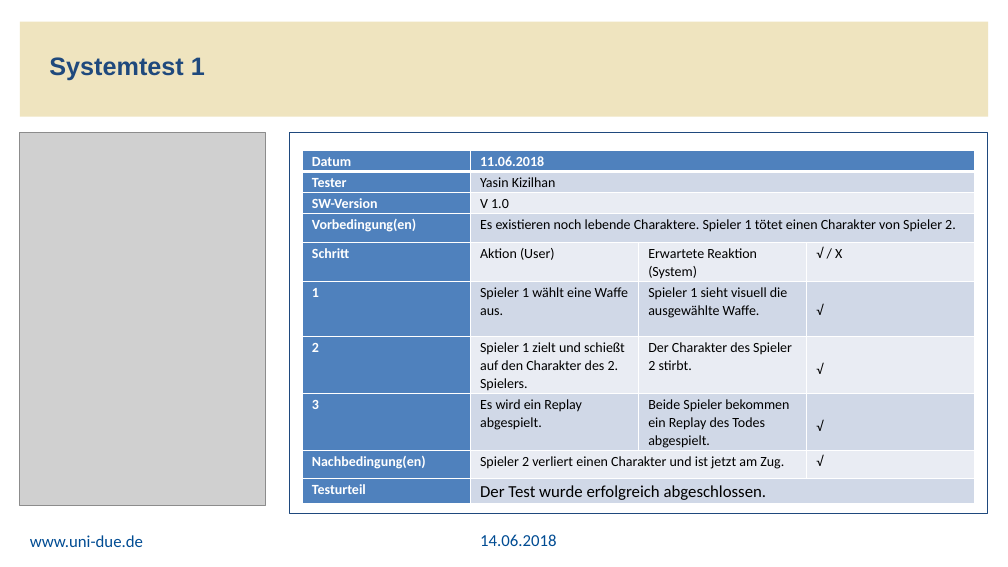
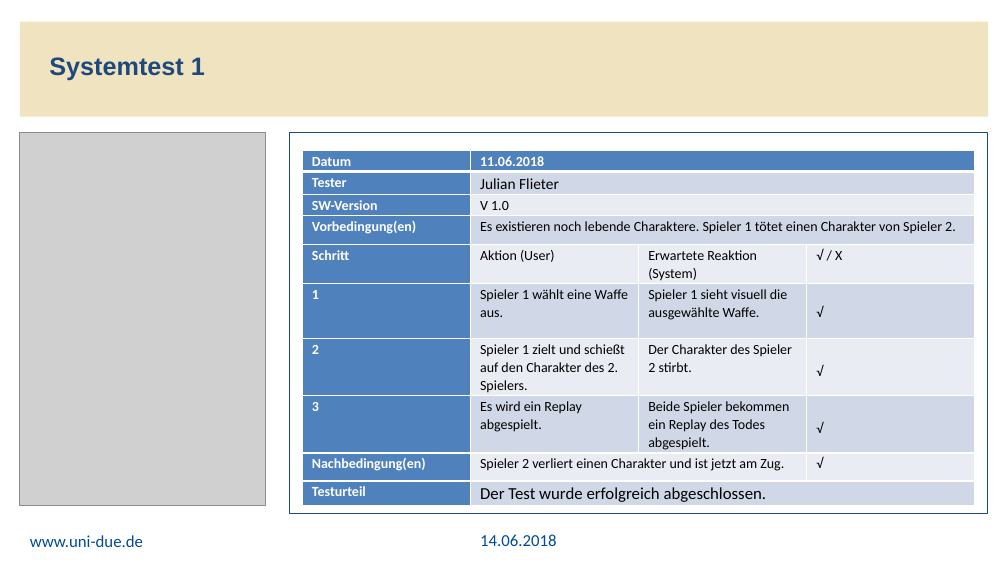
Before and after one commit to tarik2281/Swat_Engagement_Pheretima, a slide deck: slide 20 of Dokumentation/SEP Game_Iteration 2.pptx. Drawn at 1008x567 pixels with LibreOffice and Linux fonts; fonts in the diff are those of the drawing; grey boxes stand for pictures; background and template pictures are left out. Boxes give left, top, right and bottom in pixels: in the first picture for what was removed or moved away, otherwise in the second. Text is boxed around its words. In the diff, an @@ line names an element or a change of style, - is before the commit and + after.

```diff
--- a/Dokumentation/SEP Game_Iteration 2.pptx
+++ b/Dokumentation/SEP Game_Iteration 2.pptx
@@ table at box(302, 150, 976, 506) @@
-row 2, column 2: Yasin Kizilhan
+row 2, column 2: Julian Flieter
```
Also in this commit, not shown: 1 other slide changed, 2 other files.
